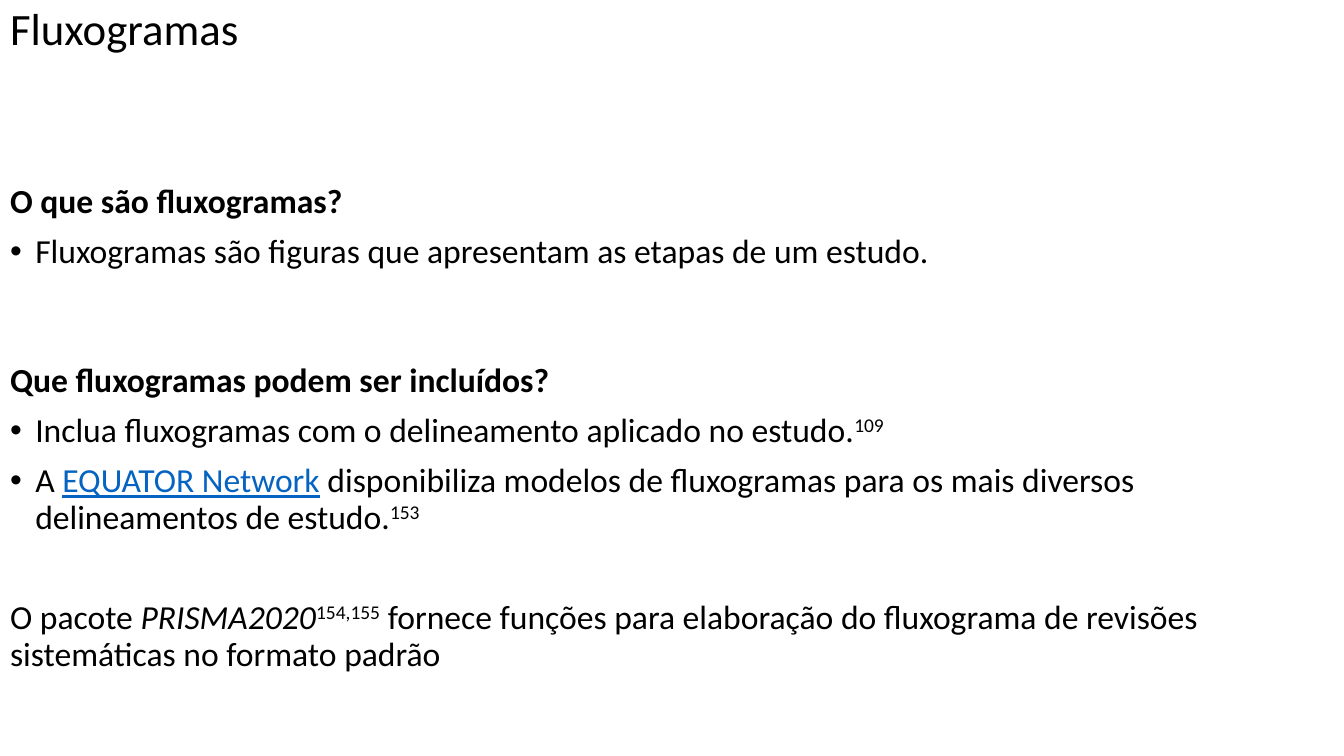
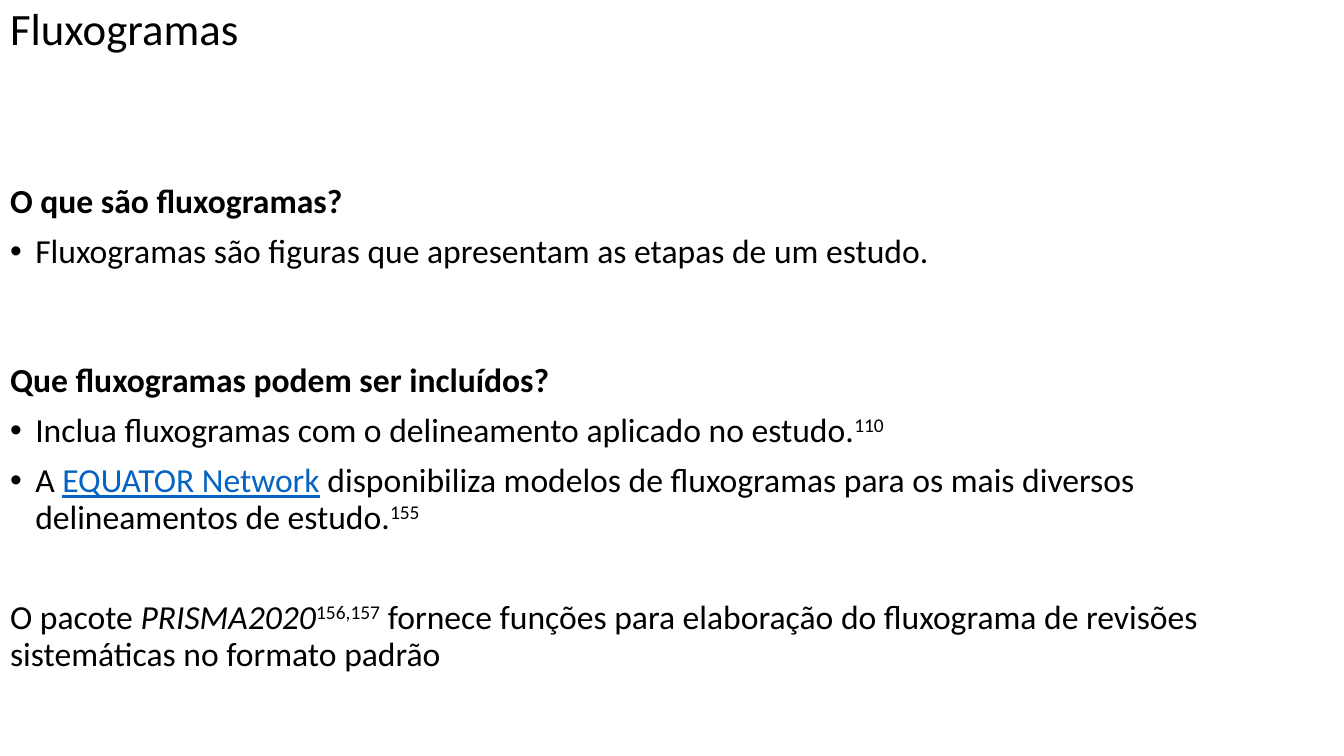
Before and after one commit to FerreiraAS/Ciencia-com-R, a slide deck: slide 115 of Ciência-com-R.pptx. Drawn at 1344x756 pixels with LibreOffice and Linux fonts; fonts in the diff are those of the drawing. Boxes give left, top, right and bottom in pixels: in the first picture for what was removed or moved away, otherwise in the second. Text is boxed around its words. In the diff, an @@ line names an element or a change of style, - is before the commit and + after.

```diff
--- a/Ciência-com-R.pptx
+++ b/Ciência-com-R.pptx
@@ text at bbox=[10, 418, 1197, 672]: text changed @@
-• Inclua fluxogramas com o delineamento aplicado no estudo.109
-• A EQUATOR Network disponibiliza modelos de fluxogramas para os mais diversos delineamentos de estudo.153
-O pacote PRISMA2020154,155 fornece funções para elaboração do fluxograma de revisões sistemáticas no formato padrão
+• Inclua fluxogramas com o delineamento aplicado no estudo.110
+• A EQUATOR Network disponibiliza modelos de fluxogramas para os mais diversos delineamentos de estudo.155
+O pacote PRISMA2020156,157 fornece funções para elaboração do fluxograma de revisões sistemáticas no formato padrão
```
Also in this commit, not shown: 15 other slides changed, 45 other files.
